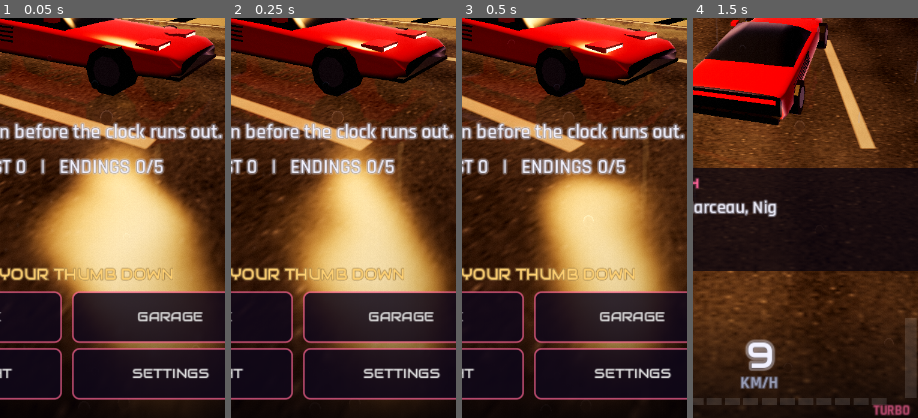
Above: before the commit, frames 1-4 (left to right).
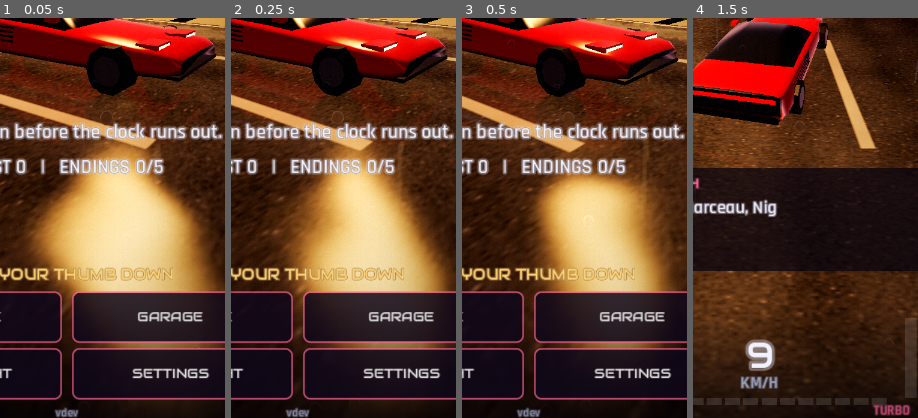
Above: after the commit, the same moments.

Repository: s3str4/IPHONEDUO
Game: Godot game, scene res://scenes/main.tscn
Two runs of this game, one before a commit and one after it. Both use one fixed random seed, a clock stepped at 60 frames per second and the inputs below.
Inputs (mouse positions are % of the whole screen's width and height, from its top left):
- Up to frame 1 (0.05 s): no input
- Up to frame 2 (0.25 s): no input
- Up to frame 3 (0.5 s): no input
- Up to frame 4 (1.5 s): tap Enter at 0.5 s; move the mouse to (72, 45) at 0.52 s; hold Right 0.53-1.25 s; tap Shift at 0.6 s; click (72, 45) at 0.67 s; tap Space at 0.77 s; drag from (30, 55) to (45, 70) at 1.27 s
The pictures show only the part of the screen within x 35-85%, y 50-100%; the shares and areas given below are measured in that part.

The runs differ from the first frame. In frame 1, 0.2% of the frame differs, in the area x 24-36%, y 97-100%; in frame 2, 0.2%; in frame 3, 0.2%; in frame 4, nothing differs.

Commit message:
Numéro de version sur l'écran titre
GitHub Actions écrit le commit dans version.txt avant l'export ; l'écran
titre l'affiche en petit (« v2176e32 »). Pour savoir quelle version tourne
sur un téléphone (cache, déploiement Netlify en retard).

Co-Authored-By: Claude Opus 5.5 <noreply@anthropic.com>
Claude-Session: https://claude.ai/code/session_01KvDVzAi7Qc1dRUEBqzkxJE

Diff:
--- a/scripts/hud.gd
+++ b/scripts/hud.gd
@@ -297,6 +297,12 @@
 		_overlay_logo.add_child(b)
 	_label(_overlay_logo, "ROUTE", logo_font(), 40, AMBER, Vector2(0, 80), HORIZONTAL_ALIGNMENT_CENTER, true, false, 0)
 	_label(_overlay_logo, "DE NUIT", logo_font(), 30, PINK, Vector2(0, 132), HORIZONTAL_ALIGNMENT_CENTER, true, false, 0)
+	# Version publiée (commit, écrit par GitHub Actions dans version.txt) : pour
+	# savoir quelle version tourne sur un téléphone.
+	var ver := "dev"
+	if FileAccess.file_exists("res://version.txt"):
+		ver = FileAccess.get_file_as_string("res://version.txt").strip_edges()
+	_label(_overlay_logo, "v" + ver, text_font(), 7, DIM, Vector2(0, -8), HORIZONTAL_ALIGNMENT_CENTER, true, true)
 	_overlay_title = _label(_overlay, "", arcade_font(), 18, AMBER, Vector2(0, 166), HORIZONTAL_ALIGNMENT_CENTER, true)
 	_overlay_body = _label(_overlay, "", text_font(), 12, WHITE, Vector2(0, 196), HORIZONTAL_ALIGNMENT_CENTER, true)
 	_overlay_body.offset_left = 26.0
Not shown, changed: export_presets.cfg
